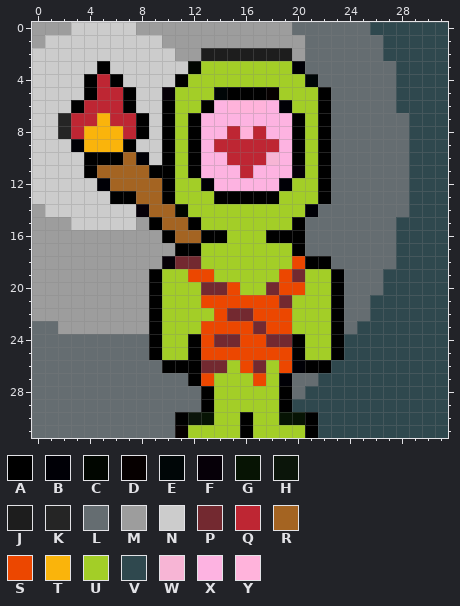
Two versions of one pixel-art sprite, assets/images/ciklon_profile_256.png. The picture above was drawn from the file before the commit.
The file is 256x256 pixels, drawn in blocks of 8x8; one block is one cell here. Colours within 5 levels of each other are drawn and written as one.
Palette (. is transparent): A #000000  B #000006  C #010600  D #060000  E #000607  F #060008  G #071404  H #0b150a  J #1d1d1d  K #252525  L #656d71  M #9d9d9d  N #cccccc  P #732930  Q #be2633  R #a46422  S #ec4700  T #fab40b  U #a3ce27  V #2f484e  W #f7b5d5  X #fdb3e1  Y #ffb3db
The result:
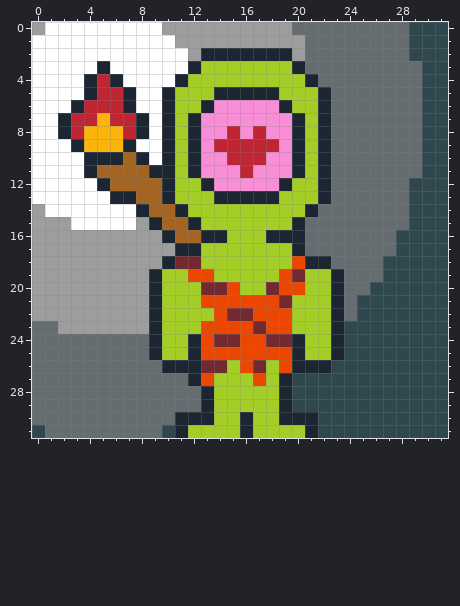
Change:
colour A: #000000 -> #1b2632
colour N: #cccccc -> #ffffff
colour X: #fdb3e1 -> #f78ed6
y 0: x 1..2 MM -> NN; x 8..9 MM -> NN; x 26..28 VVV -> LLL
y 1: x 0 M -> N; x 10 M -> N; x 27..28 VV -> LL
y 2: x 11 M -> N; x 13..19 JJJJJJJ -> AAAAAAA; x 27..28 VV -> LL
y 3: x 12 C -> A; x 20 B -> A; x 28..29 VV -> LL
y 4: x 21 E -> A; x 28..29 VV -> LL
y 5: x 10 F -> A; x 14 E -> A; x 18 D -> A; x 28..29 VV -> LL
y 6: x 15..17 YYY -> XXX; x 19 B -> A; x 28..29 VV -> LL
y 7: x 2 K -> A; x 29 V -> L
y 8: x 2 K -> A; x 16 Y -> X; x 29 V -> L
y 9: x 3 B -> A; x 29 V -> L
y 10: x 8 B -> A; x 18 W -> X; x 29 V -> L
y 11: x 20 F -> A; x 29 V -> L
y 12: x 5 B -> A; x 13 B -> A; x 19 B -> A
y 14: x 8 F -> A; x 11 C -> A; x 21 B -> A
y 15: x 28 V -> L
y 18: x 10 F -> A; x 27 L -> V
y 20: x 26 L -> V
y 21..22: x 25 L -> V
y 23: x 24 L -> V
y 26: x 20 B -> A
y 27: x 19..21 BLL -> AVV
y 28: x 20 L -> V
y 30: x 12..13 HG -> AA; x 19..20 GG -> AA
y 31: x 0 L -> V; x 10..11 LD -> VA
